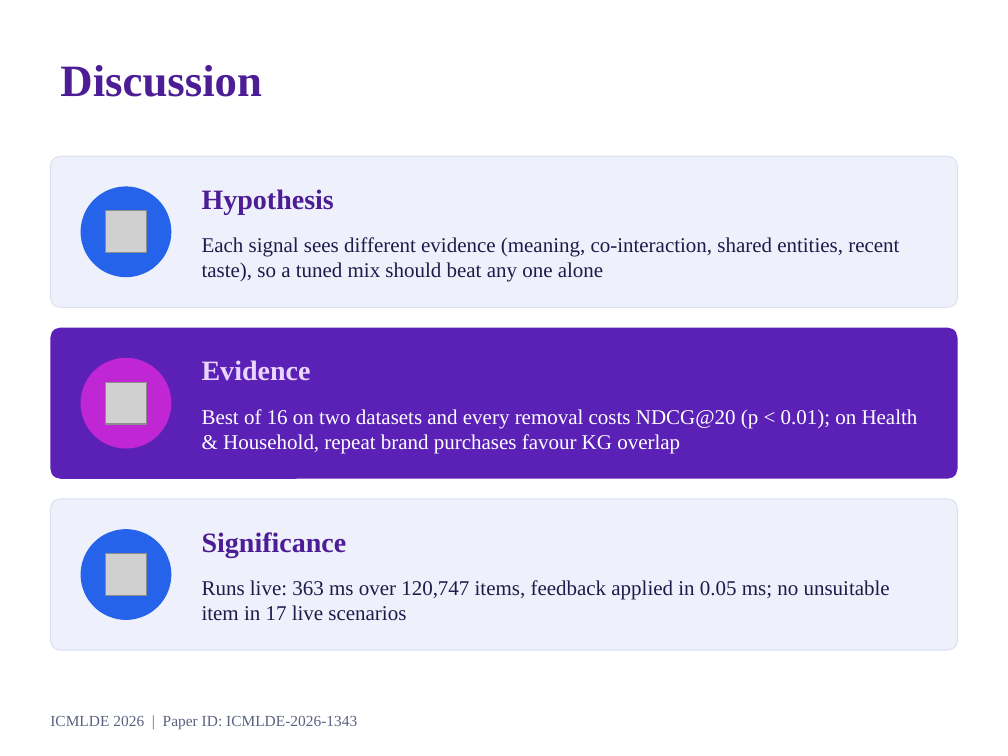
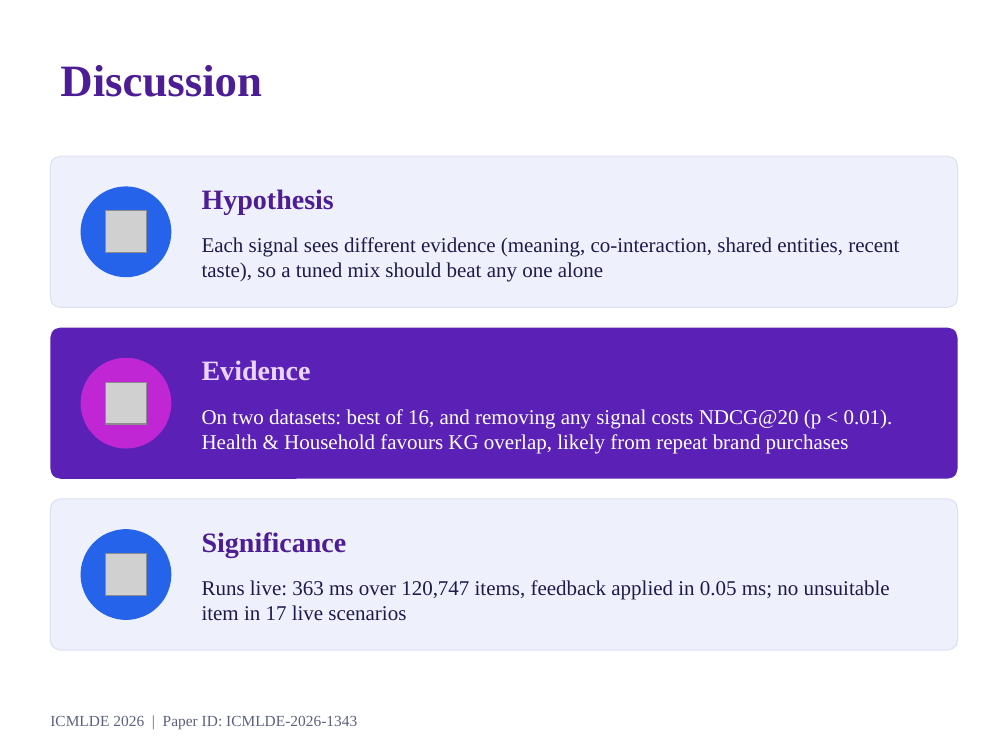
Before and after one commit to sanjay-pokee/Real-Time-Adaptive-Cross-Media-Recommendation-System, a slide deck: slide 9 of reports/submission/presentation/ICMLDE-2026-1343.pptx. Drawn at 1008x756 pixels with LibreOffice and Linux fonts; fonts in the diff are those of the drawing; grey boxes stand for pictures; background and template pictures are left out. Boxes give left, top, right and bottom in pixels: in the first picture for what was removed or moved away, otherwise in the second. Text is boxed around its words. In the diff, an @@ line names an element or a change of style, - is before the commit and + after.

```diff
--- a/reports/submission/presentation/ICMLDE-2026-1343.pptx
+++ b/reports/submission/presentation/ICMLDE-2026-1343.pptx
@@ text at box(202, 409, 893, 454): text changed @@
-Best of 16 on two datasets and every removal costs NDCG@20 (p < 0.01); on Health & Household, repeat brand purchases favour KG overlap
+On two datasets: best of 16, and removing any signal costs NDCG@20 (p < 0.01). Health & Household favours KG overlap, likely from repeat brand purchases
```
Also in this commit, not shown: 5 other slides changed, 3 other files.
